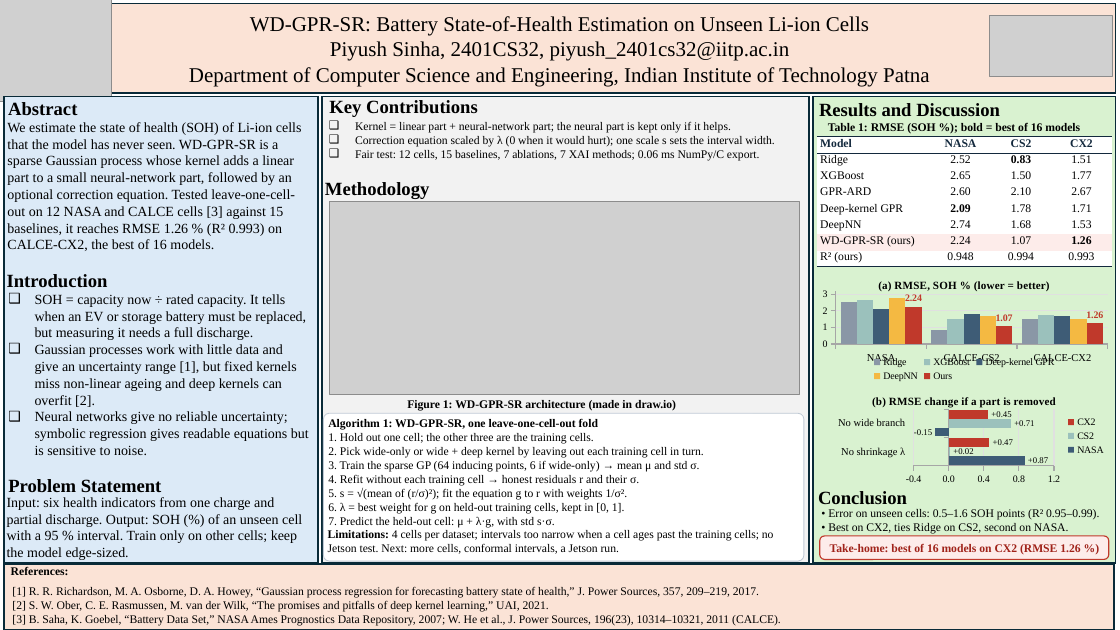
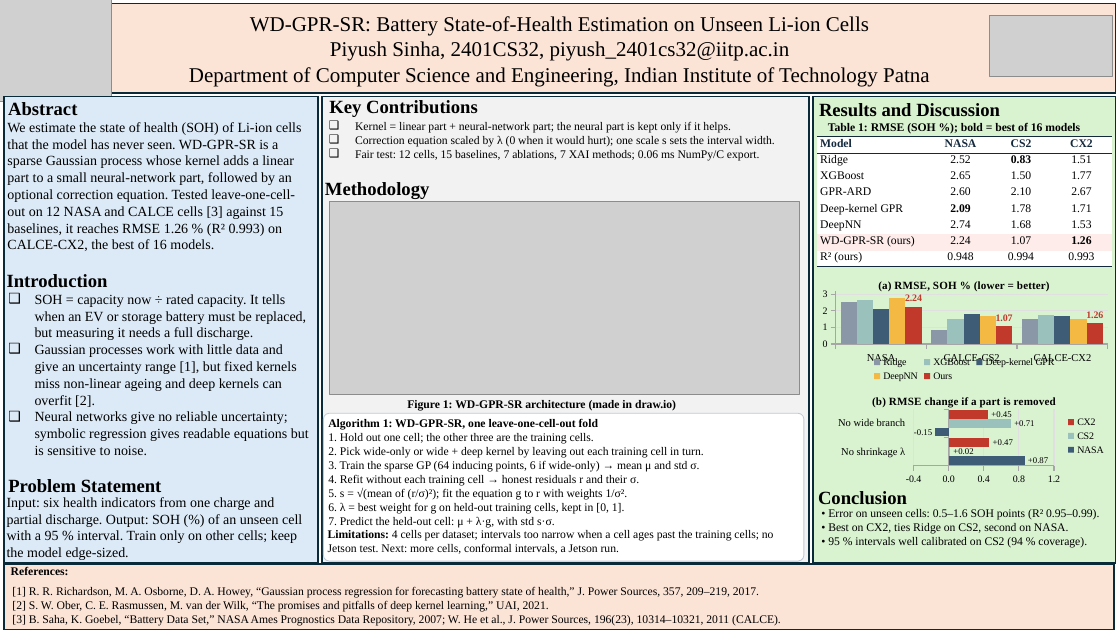
Before and after one commit to piyush2180/2401CS32-MLProject-WD-GPR-SR, a slide deck: slide 1 of poster/2401CS32_MLProject_poster.pptx. Drawn at 1120x630 pixels with LibreOffice and Linux fonts; fonts in the diff are those of the drawing; grey boxes stand for pictures. Boxes give left, top, right and bottom in pixels: in the first picture for what was removed or moved away, otherwise in the second. Text is boxed around its words. In the diff, an @@ line names an element or a change of style, - is before the commit and + after.

Commit message:
Poster: remove take-home box

```diff
--- a/poster/2401CS32_MLProject_poster.pptx
+++ b/poster/2401CS32_MLProject_poster.pptx
@@ rounded rectangle removed at [820,536,1109,560] @@
-Take-home: best of 16 models on CX2 (RMSE 1.26 %)
@@ text at [828,537,1087,548]: paragraph added @@
+• 95 % intervals well calibrated on CS2 (94 % coverage).
```
Also in this commit, not shown: 1 other file.
